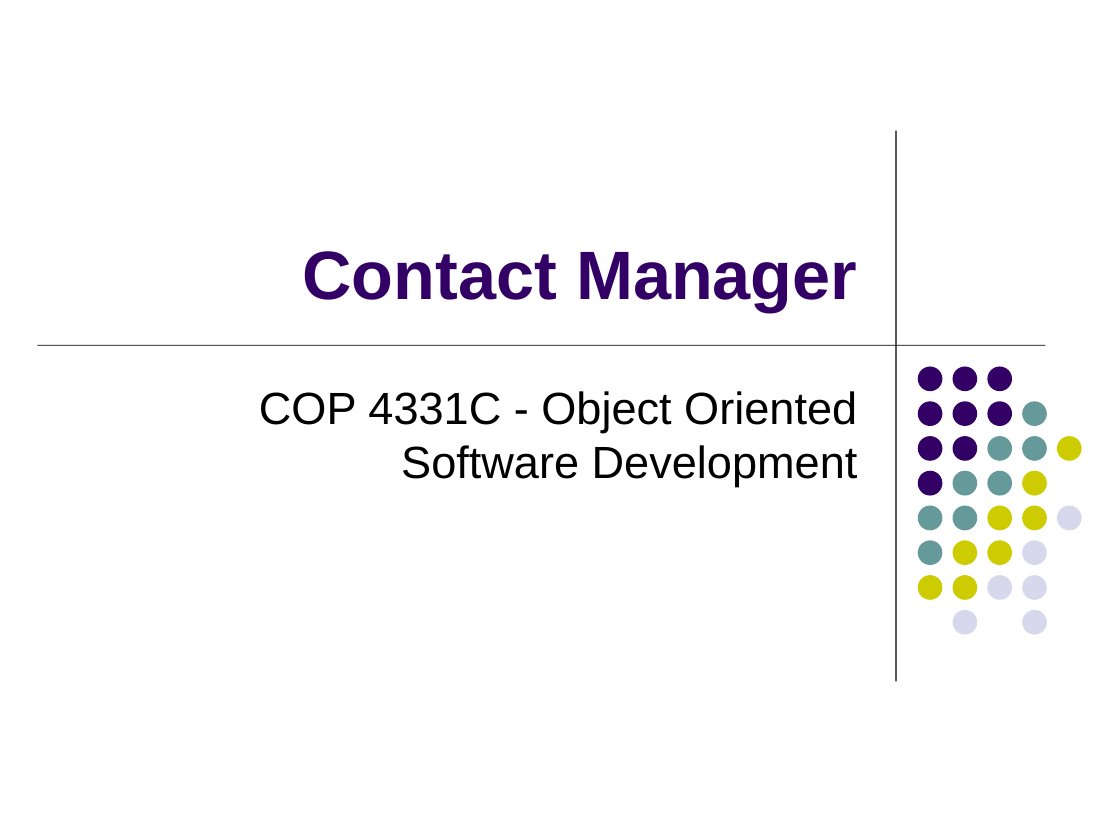
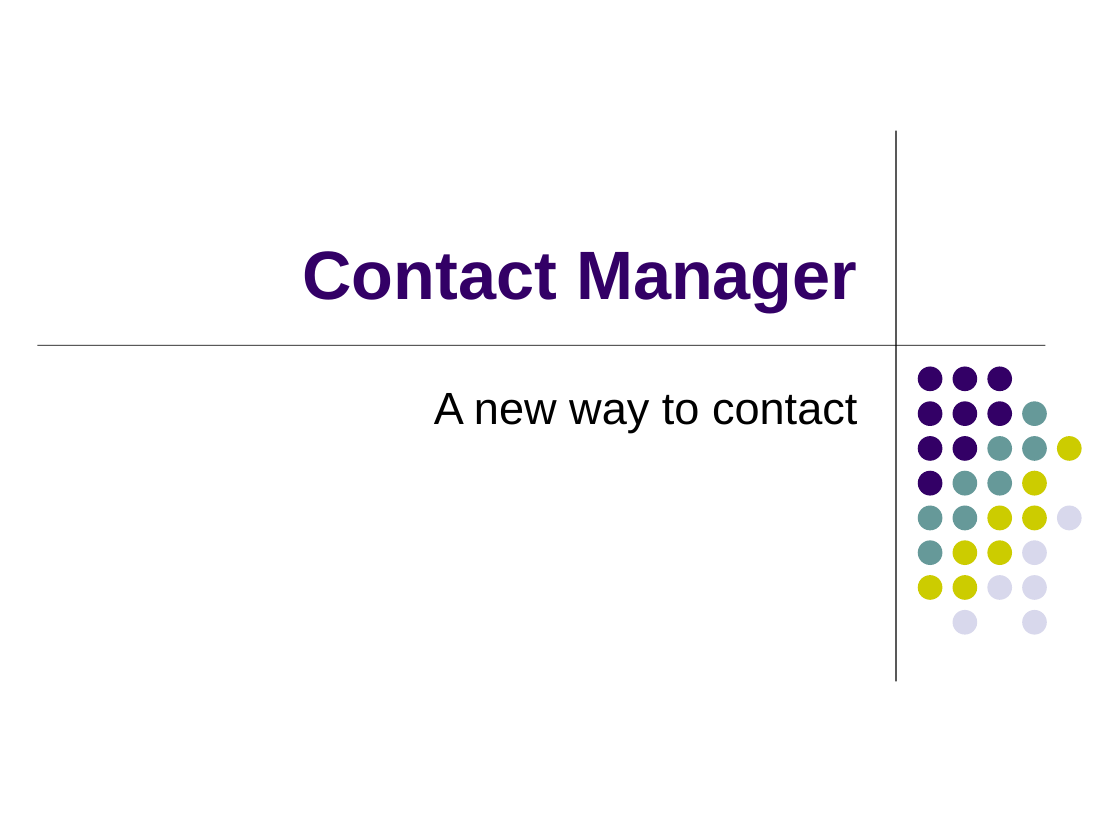
Before and after one commit to SudoKudo/P.O.O.P-Small-Project, a slide deck: slide 1 of Presentation/Small Project - Contact Manager Group 13.pptx. Drawn at 1120x840 pixels with LibreOffice and Linux fonts; fonts in the diff are those of the drawing. Boxes give left, top, right and bottom in pixels: in the first picture for what was removed or moved away, otherwise in the second. Text is boxed around its words. In the diff, an @@ line names an element or a change of style, - is before the commit and + after.

```diff
--- a/Presentation/Small Project - Contact Manager Group 13.pptx
+++ b/Presentation/Small Project - Contact Manager Group 13.pptx
@@ subtitle at (434, 393, 857, 432): text changed @@
-COP 4331C - Object Oriented Software Development
+A new way to contact
```
Also in this commit, not shown: 4 other slides changed, 12 other files.
